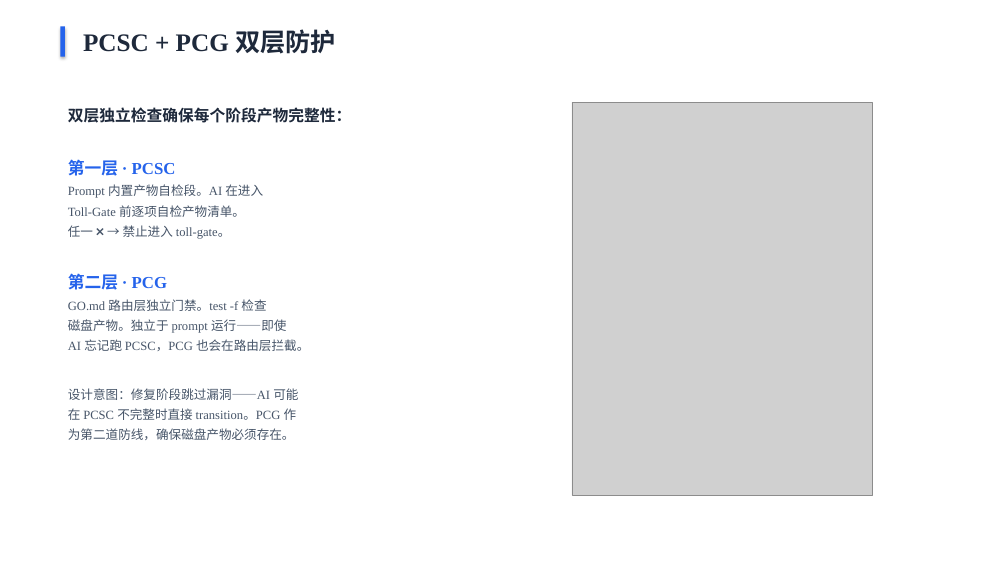
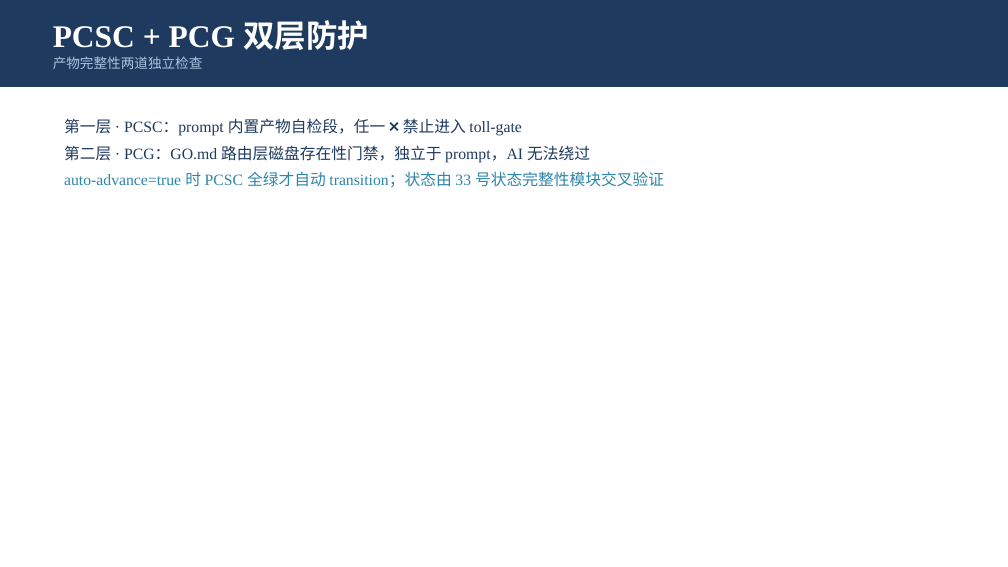
Before and after one commit to Hellrabb/flow-kit, a slide deck: slide 13 of flow-kit-用户指南.pptx. Drawn at 1008x567 pixels with LibreOffice and Linux fonts; fonts in the diff are those of the drawing; grey boxes stand for pictures. Boxes give left, top, right and bottom in pixels: in the first picture for what was removed or moved away, otherwise in the second. Text is boxed around its words. In the diff, an @@ line names an element or a change of style, - is before the commit and + after.

Commit message:
docs(user-guide-sync-2026-09): 阶段4 DEV — 用户指南 deck 重建 20 页（slides.json 生成器 + deck_checks 断言 + 渲染验证）

```diff
--- a/flow-kit-用户指南.pptx
+++ b/flow-kit-用户指南.pptx
@@ rectangle added at bbox=[0, 0, 1008, 87], fill #1F3A5F @@
@@ text "PCSC + PCG 双层防护": place and size @@
-text "PCSC + PCG 双层防护" at bbox=[83, 29, 336, 54]
+text "PCSC + PCG 双层防护" at bbox=[53, 20, 369, 69]
@@ text "PCSC + PCG 双层防护" at bbox=[53, 20, 369, 69]: vertical alignment top to middle @@
@@ text at bbox=[53, 20, 369, 50]: size 24 to 30 pt, text colour #1E293B to #FFFFFF in "PCSC + PCG 双层防护" @@
@@ rectangle removed at bbox=[60, 26, 65, 57] @@
@@ text at bbox=[53, 56, 203, 69]: paragraph added @@
+产物完整性两道独立检查
@@ text at bbox=[64, 118, 664, 188]: text changed; size 12 to 15 pt; text colour #475569 to #1F3A5F @@
-双层独立检查确保每个阶段产物完整性：
-第一层 · PCSC
-Prompt 内置产物自检段。AI 在进入
-Toll-Gate 前逐项自检产物清单。
-任一 ❌ → 禁止进入 toll-gate。
-第二层 · PCG
-GO.md 路由层独立门禁。test -f 检查
-磁盘产物。独立于 prompt 运行——即使
-AI 忘记跑 PCSC，PCG 也会在路由层拦截。
-设计意图：修复阶段跳过漏洞——AI 可能
-在 PCSC 不完整时直接 transition。PCG 作
-为第二道防线，确保磁盘产物必须存在。
+第一层 · PCSC：prompt 内置产物自检段，任一 ❌ 禁止进入 toll-gate
+第二层 · PCG：GO.md 路由层磁盘存在性门禁，独立于 prompt，AI 无法绕过
+auto-advance=true 时 PCSC 全绿才自动 transition；状态由 33 号状态完整性模块交叉验证
@@ picture removed at bbox=[572, 102, 873, 495] @@
```
Also in this commit, not shown: 11 other slides changed, 8 slides added, 7 slides removed, 3 other files.
